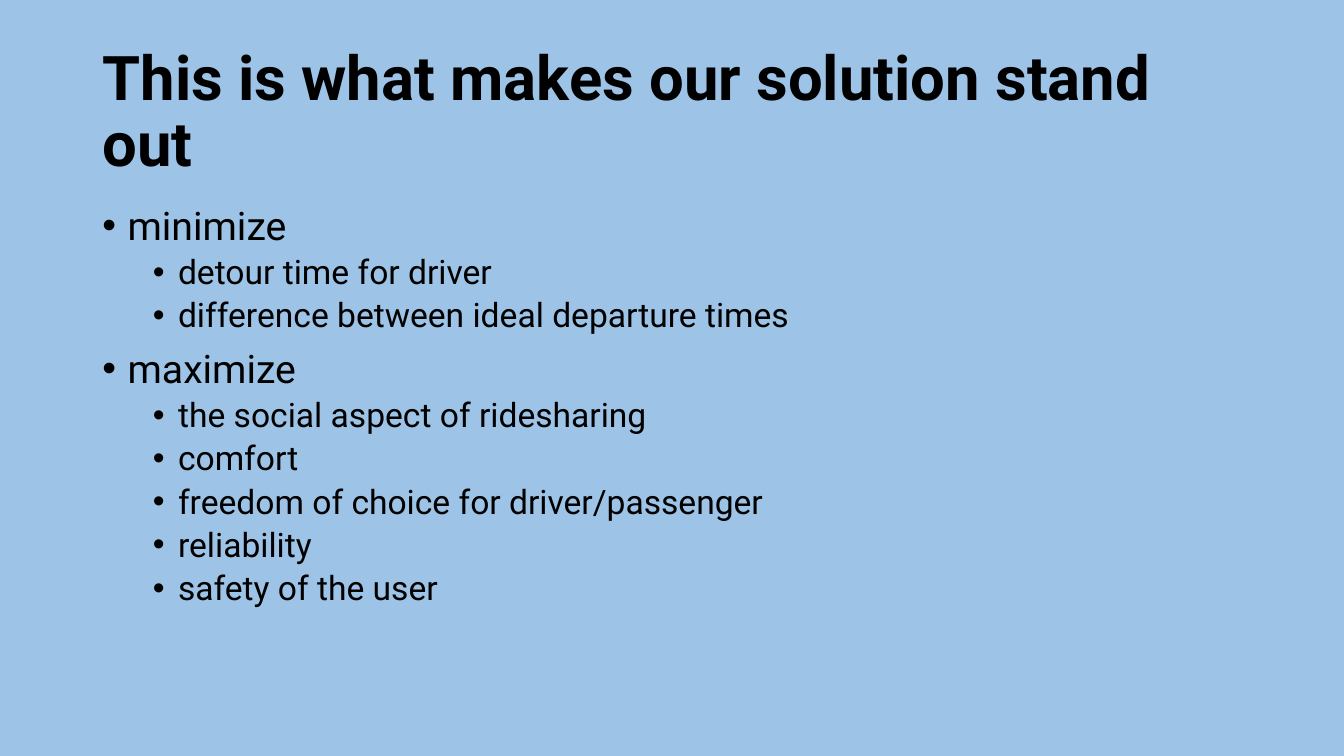
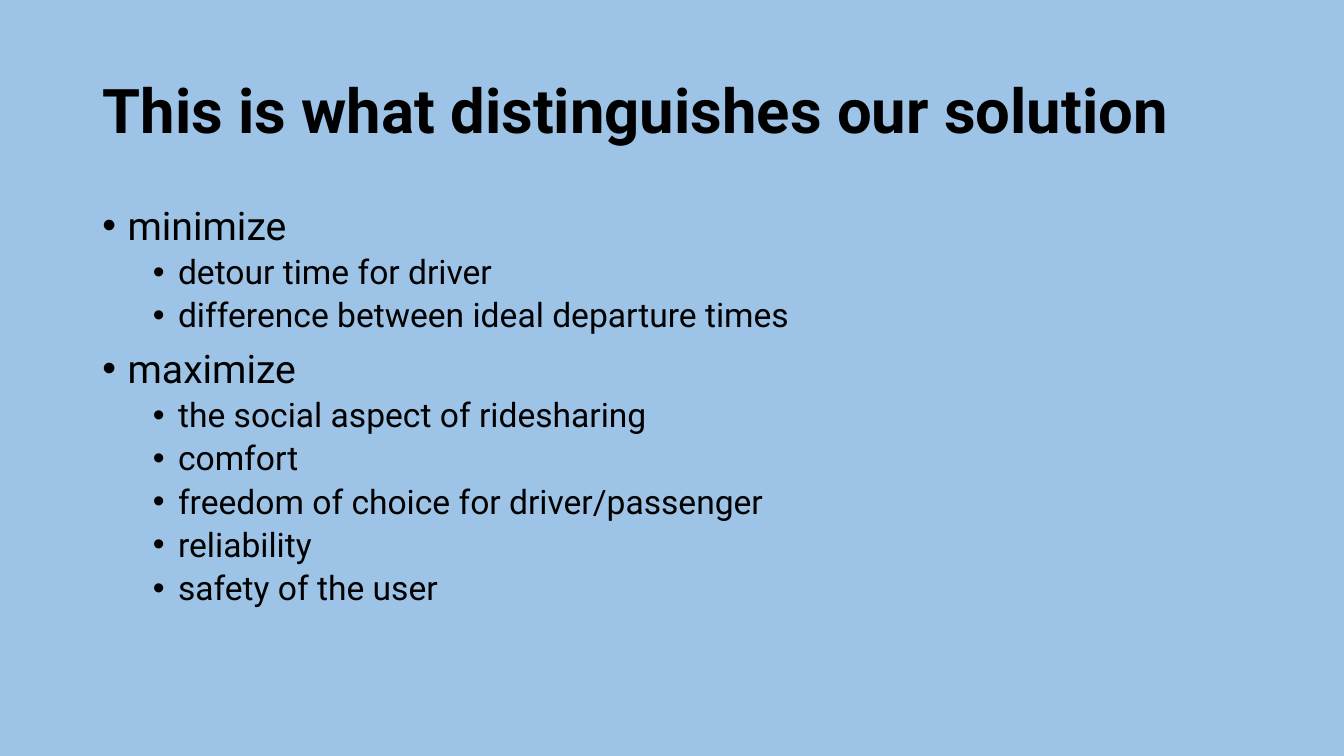
Before and after one commit to lumagician/dachfenster, a slide deck: slide 5 of static/dachfenster-pitch.pptx. Drawn at 1344x756 pixels with LibreOffice and Linux fonts; fonts in the diff are those of the drawing. Boxes give left, top, right and bottom in pixels: in the first picture for what was removed or moved away, otherwise in the second. Text is boxed around its words. In the diff, an @@ line names an element or a change of style, - is before the commit and + after.

```diff
--- a/static/dachfenster-pitch.pptx
+++ b/static/dachfenster-pitch.pptx
@@ title at box(102, 86, 1168, 146): text changed @@
-This is what makes our solution stand out
+This is what distinguishes our solution
```
Also in this commit, not shown: 2 other slides changed, 2 other files.
